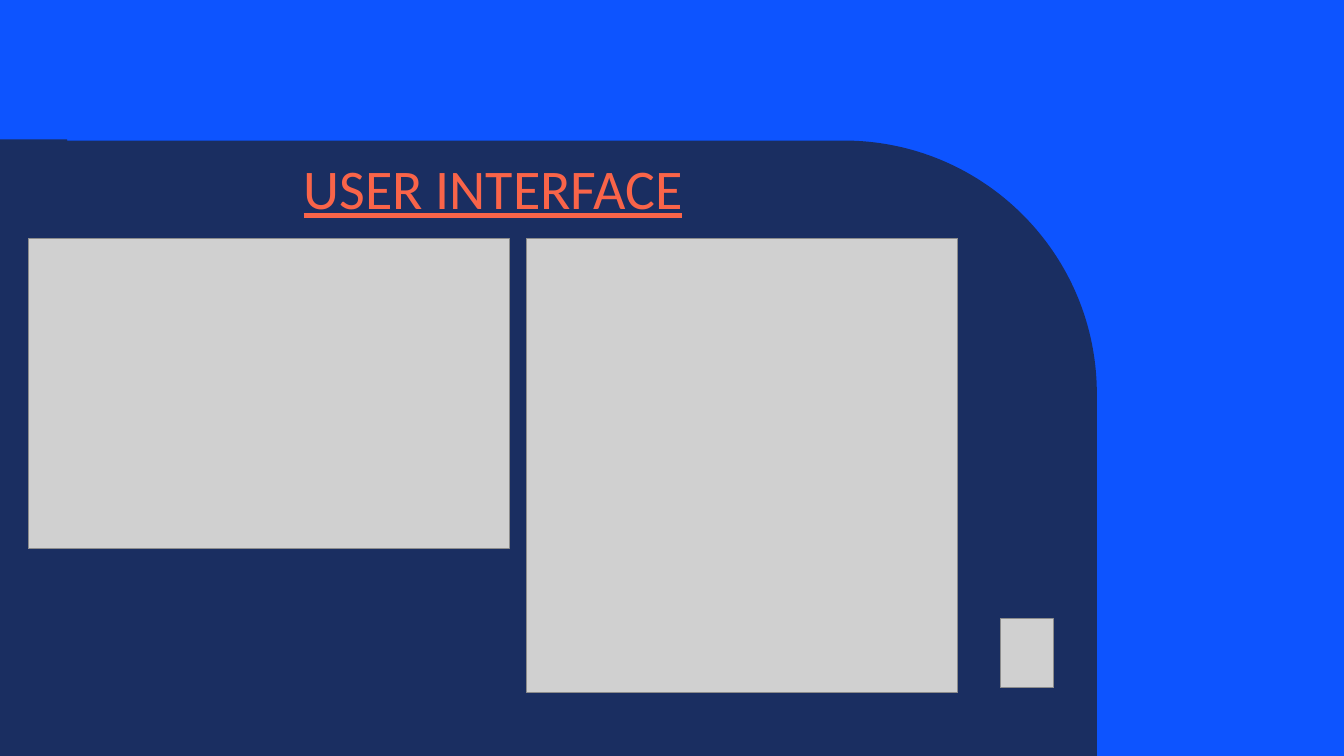
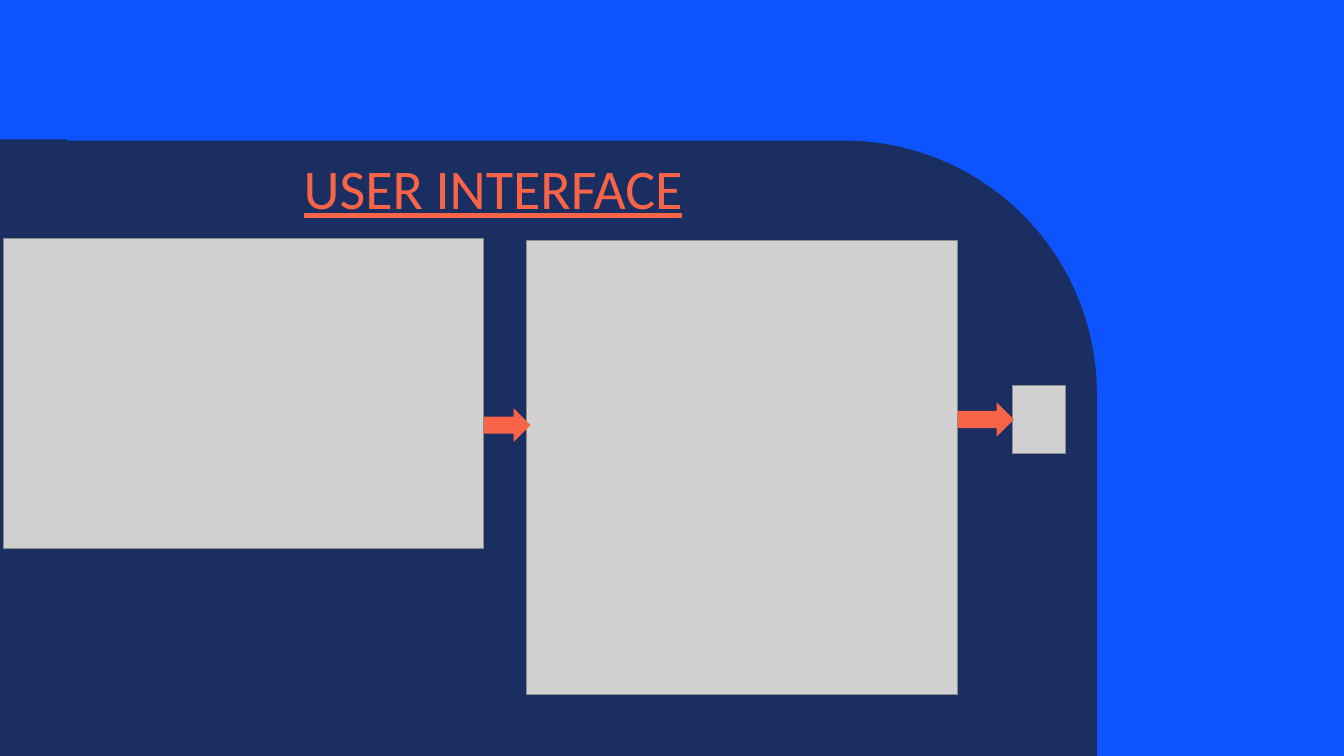
Before and after one commit to Tunir10Chaudhuri/Case_Study_Group_4, a slide deck: slide 6 of Case_Study_Group_4.pptx. Drawn at 1344x756 pixels with LibreOffice and Linux fonts; fonts in the diff are those of the drawing; grey boxes stand for pictures; background and template pictures are left out. Boxes give left, top, right and bottom in pixels: in the first picture for what was removed or moved away, otherwise in the second. Text is boxed around its words. In the diff, an @@ line names an element or a change of style, - is before the commit and + after.

```diff
--- a/Case_Study_Group_4.pptx
+++ b/Case_Study_Group_4.pptx
@@ picture: place and size @@
-picture at [28, 238, 509, 548]
+picture at [3, 238, 484, 548]
@@ picture: place and size @@
-picture at [1000, 619, 1054, 688]
+picture at [1012, 385, 1066, 454]
@@ right arrow added at [484, 408, 530, 442], fill #F96449 @@
@@ right arrow added at [958, 402, 1014, 437], fill #F96449 @@
```
Also in this commit, not shown: 2 other slides changed.
